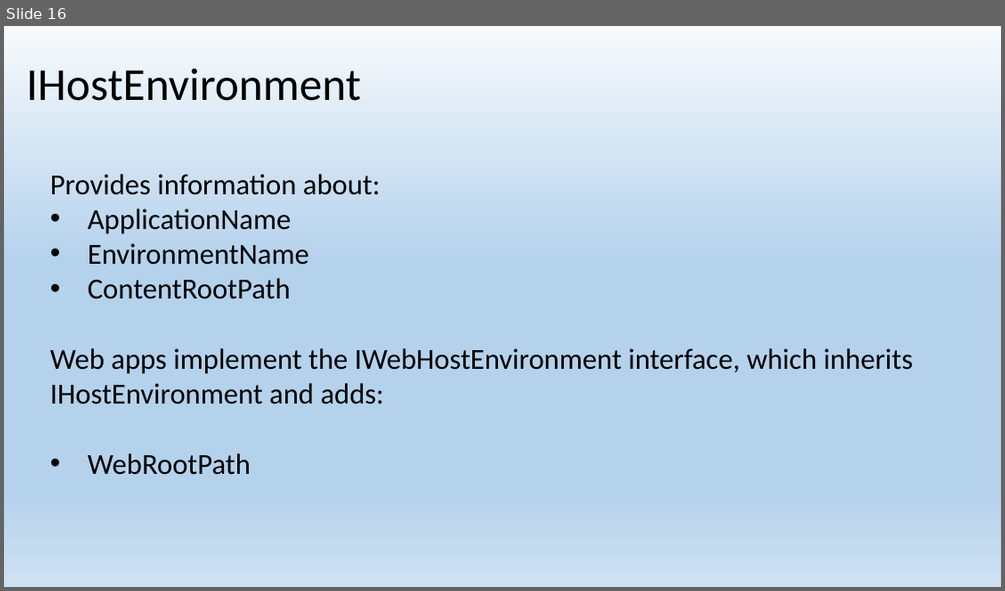
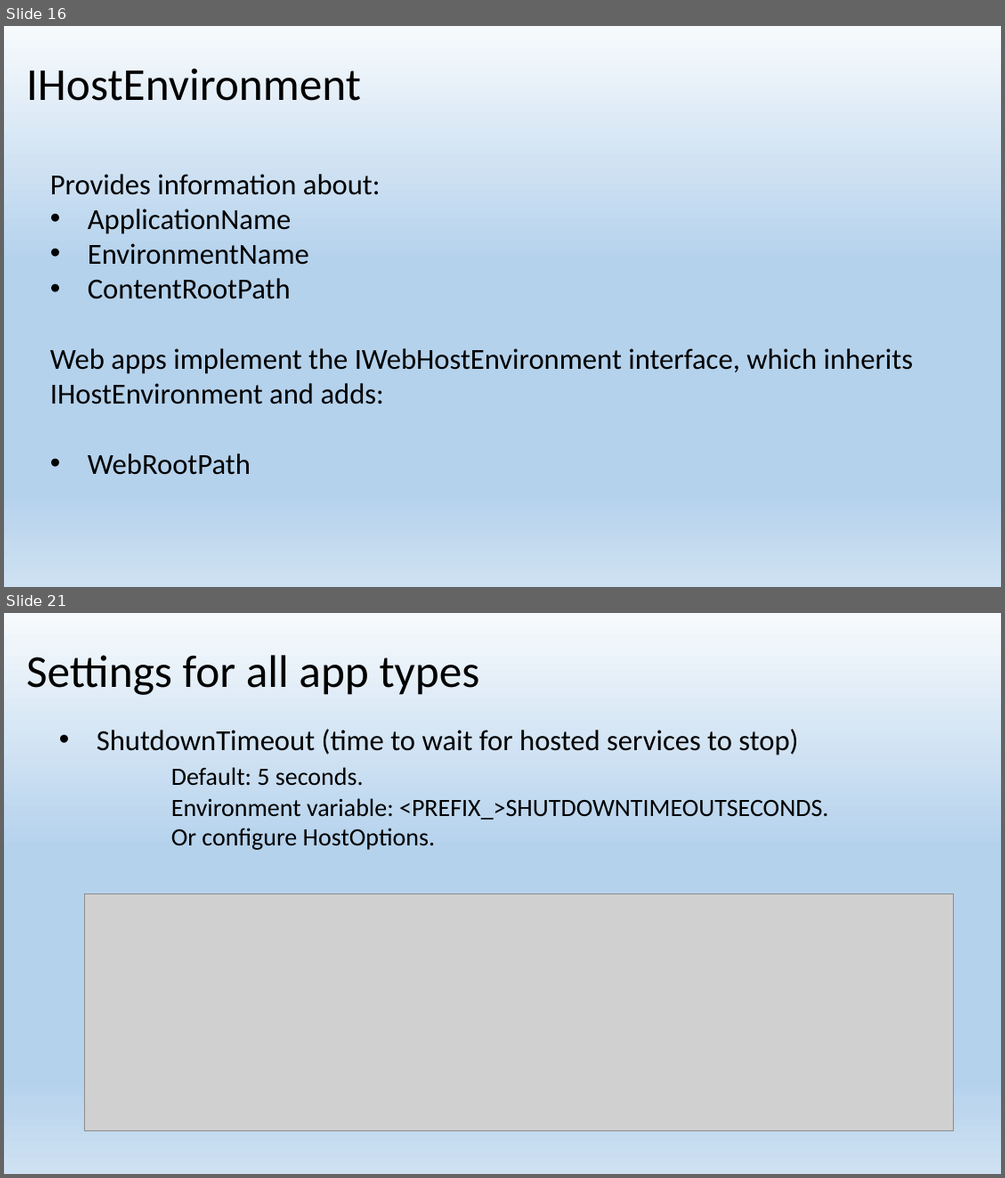
Before and after one commit to EPilyaev/ASPNetCoreMVC, a slide deck: Host&Startup&Di.pptx. Shown one above the other, each under a label of ours: slide 16 before the commit, slides 16 and 21 after it; the slides between them are not shown. The pictures are 1005x591 and 1005x1178 pixels, drawn with LibreOffice and Linux fonts; fonts in the diff are those of the drawing; grey boxes stand for pictures. Boxes give left, top, right and bottom in pixels: in the first picture for what was removed or moved away, otherwise in the second. Text is boxed around its words. In the diff, an @@ line names an element or a change of style, - is before the commit and + after.

Commit message:
Add Host configuration - Web app settings slides

```diff
--- a/Host&Startup&Di.pptx
+++ b/Host&Startup&Di.pptx
@@ slide 21 added at box(4, 613, 1001, 1174), background gradient #F7FAFD to #B5D2EC to #CEE1F2 @@
@@ title added at box(26, 655, 480, 695), 44 pt, text #000000 @@
+Settings for all app types
@@ text added at box(97, 729, 828, 850), 24 pt, text #000000 @@
+• ShutdownTimeout (time to wait for hosted services to stop)
+  Default: 5 seconds.
+  Environment variable: <PREFIX_>SHUTDOWNTIMEOUTSECONDS.
+  Or configure HostOptions.
@@ picture added at box(85, 893, 954, 1130) @@
```
Also in this commit, not shown: 2 slides changed, 15 other slides added, 1 slide removed, 1 other file.
